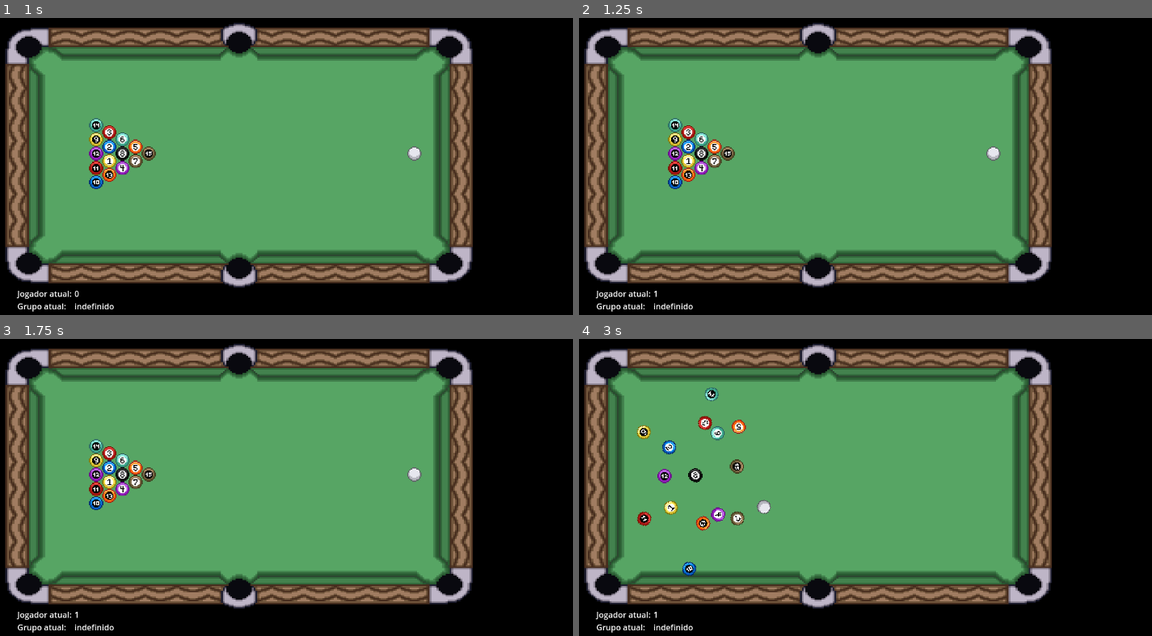
Above: before the commit, frames 1-4 (two rows, left to right).
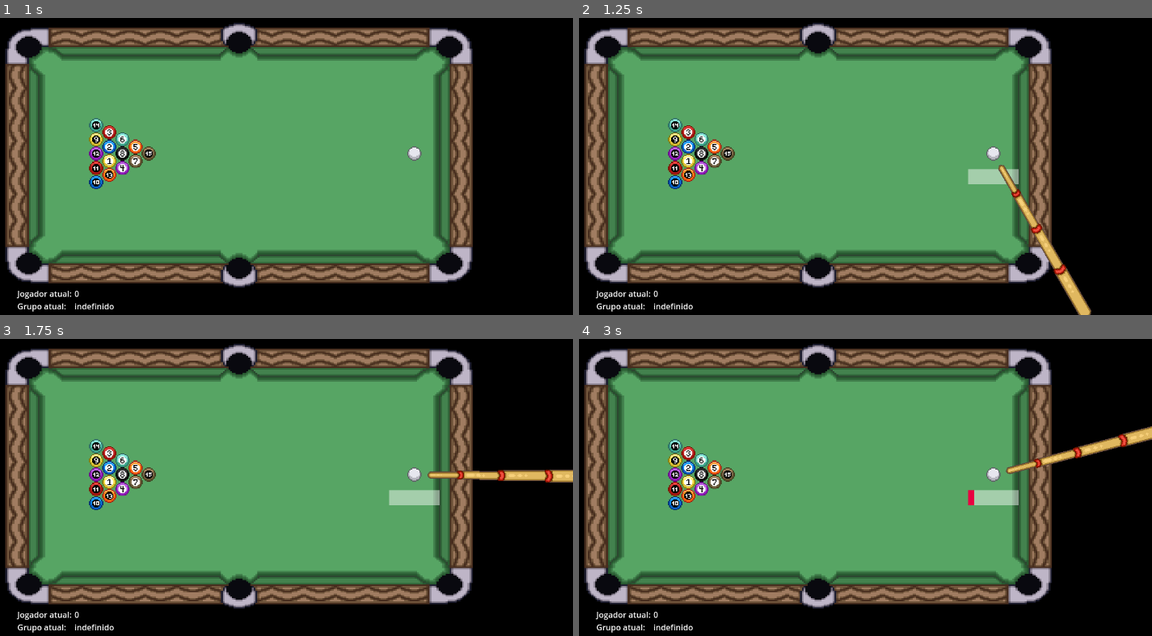
Above: after the commit, the same moments.

Repository: MathiasRLuz/Sinuca--8-Ball-Pool-
Game: Godot game, scene res://scenes/sinuca.tscn
Two runs of this game, one before a commit and one after it. Both use one fixed random seed, a clock stepped at 60 frames per second and the inputs below. This scene is started directly instead of the project's main scene. The engine's default icon, where the game draws it, is replaced by a stand-in: a white triangle on a blue panel in a dark square.
Inputs (mouse positions are in pixels of both pictures, inside the frame that each line leads up to):
- Up to frame 1 (1 s): tap Enter at 0.5 s; move the mouse to (389, 116) at 0.52 s; hold D (right) from 0.53 s (still down); hold E (interact) from 0.53 s (still down); click (389, 116) at 0.67 s; tap Space at 0.77 s
- Up to frame 2 (1.25 s): keep holding D (right); keep holding E (interact)
- Up to frame 3 (1.75 s): move the mouse to (120, 472) at 1.27 s; release D (right) at 1.28 s; release E (interact) at 1.28 s; hold S (down) from 1.28 s (still down); tap E (interact) at 1.35 s; tap Space at 1.52 s
- Up to frame 4 (3 s): tap Space at 2 s; move the mouse to (894, 374) at 2.02 s; release S (down) at 2.03 s; hold D (right) 2.03-2.78 s; hold E (interact) 2.03-2.78 s; move the mouse to (796, 526) at 2.77 s; hold W (up) from 2.78 s (still down); tap E (interact) at 2.85 s; click (796, 526) at 2.92 s

Frame 1 is identical in both runs. In frame 2, 1.5% of the frame differs, in the area x 12-90%, y 49-100%; in frame 3, 1.3%; in frame 4, 4.2%, in the area x 10-100%, y 16-95%.

Commit message:
golem power

Diff:
--- a/scenes/bola.tscn
+++ b/scenes/bola.tscn
@@ -14,6 +14,7 @@
 radius = 14.0
 
 [node name="Bola" type="RigidBody2D" groups=["bolas"]]
+collision_mask = 129
 collision_priority = 10.0
 mass = 0.16
 physics_material_override = SubResource("PhysicsMaterial_mlpql")
--- /dev/null
+++ b/scenes/golem_power.tscn
@@ -0,0 +1,17 @@
+[gd_scene load_steps=3 format=3 uid="uid://bskg6ucyryxht"]
+
+[ext_resource type="Texture2D" uid="uid://b3v4jdqbn3cra" path="res://assets/Ícones/Poder_Golem_Tileset.png" id="1_n7p10"]
+
+[sub_resource type="CircleShape2D" id="CircleShape2D_3eob5"]
+radius = 23.0217
+
+[node name="GolemPower" type="StaticBody2D"]
+collision_layer = 128
+
+[node name="Sprite" type="Sprite2D" parent="."]
+scale = Vector2(2, 2)
+texture = ExtResource("1_n7p10")
+hframes = 2
+
+[node name="CollisionShape2D" type="CollisionShape2D" parent="."]
+shape = SubResource("CircleShape2D_3eob5")
--- a/scenes/sinuca.tscn
+++ b/scenes/sinuca.tscn
@@ -13,6 +13,7 @@
 [ext_resource type="PackedScene" uid="uid://cbxv6x0cfc401" path="res://scenes/slime_power.tscn" id="11_bs7ja"]
 [ext_resource type="PackedScene" uid="uid://dubg246eeb30t" path="res://scenes/skeleton_power.tscn" id="12_0vwkq"]
 [ext_resource type="Shader" path="res://scenes/witch_power.gdshader" id="13_thsul"]
+[ext_resource type="PackedScene" uid="uid://bskg6ucyryxht" path="res://scenes/golem_power.tscn" id="14_7rrfr"]
 
 [sub_resource type="StyleBoxFlat" id="StyleBoxFlat_yysmw"]
 bg_color = Color(1, 1, 1, 0.458824)
@@ -38,8 +39,9 @@
 [node name="Sinuca" type="Node" node_paths=PackedStringArray("skeletons")]
 script = ExtResource("1_4cjhd")
 ball_scene = ExtResource("2_g7l3x")
-current_enemy = 6
+current_enemy = 7
 skeletons = [NodePath("SkeletonPower"), NodePath("SkeletonPower2"), NodePath("SkeletonPower3")]
+force_first_player = 1
 
 [node name="Mesa" parent="." instance=ExtResource("3_45acg")]
 
@@ -231,6 +233,18 @@
 offset_bottom = 443.0
 metadata/_edit_use_anchors_ = true
 
+[node name="GolemPower" parent="." instance=ExtResource("14_7rrfr")]
+visible = false
+position = Vector2(-1174, -2)
+
+[node name="GolemPower2" parent="." instance=ExtResource("14_7rrfr")]
+visible = false
+position = Vector2(-3939, 138)
+
+[node name="GolemPower3" parent="." instance=ExtResource("14_7rrfr")]
+visible = false
+position = Vector2(-3939, 138)
+
 [connection signal="shoot" from="Taco" to="." method="_on_taco_shoot"]
 
 [editable path="SkeletonPower"]
--- a/scripts/global_data.gd
+++ b/scripts/global_data.gd
@@ -28,7 +28,7 @@
 		EnemyDififultyVariables.crit6 : 1000,
 	},
 
-	Npcs.BRUXA : {
+	Npcs.GOLEM : {
 		EnemyDififultyVariables.power_probability : 1,
 		EnemyDififultyVariables.force_scale : 1,
 		EnemyDififultyVariables.precision : 1,
--- a/scripts/main.gd
+++ b/scripts/main.gd
@@ -734,9 +734,47 @@
 		if bot_power_ready and current_enemy == GlobalData.Npcs.BRUXA:
 			bot_power_ready = false
 			witch_power()
-
+		# poder golem
+		if bot_power_ready and current_enemy == GlobalData.Npcs.GOLEM:
+			bot_power_ready = false
+			golem_power()
 
 		show_cue()
+
+func selecionar_numeros_aleatorios(qtd,max_num):
+	# Criar um array com os números de 0 a 5
+	var numeros = Array(range(max_num))
+
+	# Embaralhar o array
+	numeros.shuffle()
+
+	# Selecionar os primeiros 'qtd' números do array embaralhado
+	var selecionados = numeros.slice(0, qtd)
+
+	return selecionados
+
+func golem_power(activate := true):
+	if activate:
+		var number_of_rocks = randi_range(1,3)
+		var indices = selecionar_numeros_aleatorios(number_of_rocks,len(buracos))
+		$GolemPower.visible = true
+		$GolemPower.global_position = buracos[indices[0]].global_position
+		$GolemPower/Sprite.frame = randi_range(0,1)
+		if number_of_rocks>1:
+			$GolemPower2.visible = true
+			$GolemPower2.global_position = buracos[indices[1]].global_position
+			$GolemPower2/Sprite.frame = randi_range(0,1)
+		if number_of_rocks>2:
+			$GolemPower3.visible = true
+			$GolemPower3.global_position = buracos[indices[2]].global_position
+			$GolemPower3/Sprite.frame = randi_range(0,1)
+	else:
+		$GolemPower.visible = false
+		$GolemPower2.visible = false
+		$GolemPower3.visible = false
+		$GolemPower.global_position = Vector2(-4000,53)
+		$GolemPower2.global_position = Vector2(-4000,53)
+		$GolemPower3.global_position = Vector2(-4000,53)
 
 func witch_power(activate := true):
 	$WitchPower.visible = activate
@@ -877,6 +915,7 @@
 	witch_power(false)
 	# Medusa
 	# Golem
+	golem_power(false)
 
 func verifica_favorecido_por_falta():
 	if jogador_atual == 0:
Not shown: 1 places in scenes/sinuca.tscn that only renumber resources
